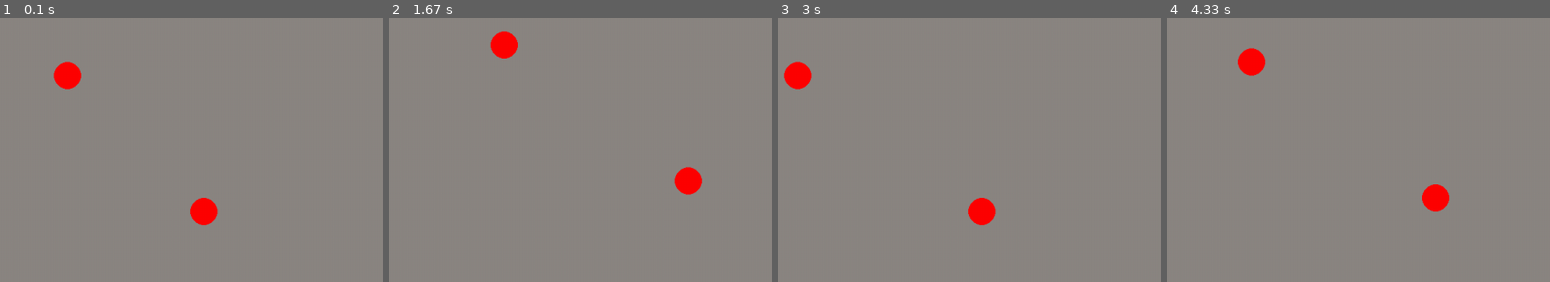
Above: before the commit, frames 1-4 (left to right).
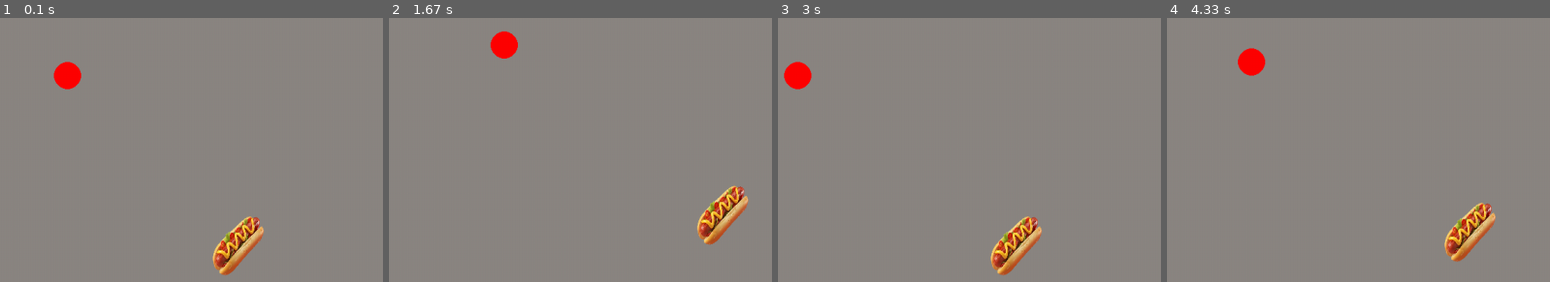
Above: after the commit, the same moments.

Repository: fjnn/pygame-tutorial
Game: pygame game, started from canvas.py
The game is run twice, just before and just after one commit, with the same random seed, the same clock (stepped at 60 frames per second) and the same inputs.
Inputs:
- Up to frame 1 (0.1 s): no input
- Up to frame 2 (1.67 s): hold Right 0.33-0.8 s; hold Up 0.83-1.13 s; hold W 0.83-1.13 s; hold Right 1.17-1.63 s; hold D 1.17-1.63 s
- Up to frame 3 (3 s): hold Left 1.67-2.2 s; hold A 1.67-2.2 s; hold Down 2.23-2.53 s; hold S 2.23-2.53 s; hold Left 2.57-2.97 s; hold A 2.57-2.97 s
- Up to frame 4 (4.33 s): hold Up 3-3.37 s; hold W 3-3.37 s; hold Right 3.4-4.03 s; hold D 3.4-4.03 s; hold Down from 4.07 s (still down); hold S from 4.07 s (still down)

The runs differ from the first frame. In frame 1, 2.2% of the frame differs, in the area x 49-69%, y 68-98%; in frame 2, 2.2%; in frame 3, 2.2%; in frame 4, 2.2%.

Commit message:
hotdog mesh

Diff:
--- a/character_arrow.py
+++ b/character_arrow.py
@@ -3,13 +3,16 @@
 class Character:
     def __init__(self, screen, x, y, size) -> None:
         self.screen = screen
-        self.color = (255, 0, 0)
+        # self.color = (255, 0, 0)
+        self.image = pygame.image.load("assets/hotdog.png").convert_alpha()
+        self.image = pygame.transform.scale(self.image, (100, 100))
         self.x = x
         self.y = y
         self.size = size
 
     def update(self):
-        pygame.draw.circle(self.screen, self.color, (self.x, self.y), self.size)
+        # pygame.draw.circle(self.screen, self.color, (self.x, self.y), self.size)
+        self.screen.blit(self.image, (self.x, self.y))
 
         # grab keyboard input for left and right through a and d
         keys = pygame.key.get_pressed()
Binary file added: assets/hotdog.png
